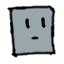
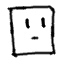
Before/after of a w=64, h=64 layered artwork. What changed in the layer stack:
painted on "New Layer" over [10, 6, 53, 54]
